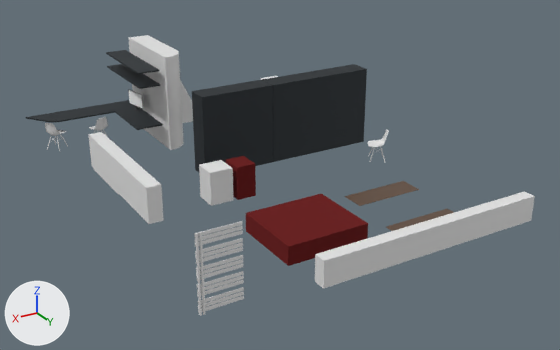
The glTF model assets/Exportordner/OG_Möbel.gltf: old version first, new version second.
Before and after are seen from a camera (50 mm lens) standing at (29.12, 27.07, 11.11) and looking at (19.93, 11.75, 3.45). Arrows for +X, +Y and +Z are at lower left; the lights stay in place. The picture after the commit comes second. Where no turn or scale is listed for an object, it has been applied to the vertices.

Script lines for the objects in view, before the commit:
```python
me_curve_277 = bpy.data.meshes.new('Curve.277')
me_curve_277.from_pydata(...)  # a box spanning x -3.02..0.0, y 0.0..0.6, z 0.0..2.15
me_curve_277.materials.append(mat_aussenmetall)  # dark grey #383e42
me_curve_282 = bpy.data.meshes.new('Curve.282')
me_curve_282.from_pydata(...)  # a box spanning x 0.0..0.6, y 0.0..2.55, z 0.0..0.04
me_curve_282.materials.append(mat_aussenmetall)  # dark grey #383e42
me_curve_283 = bpy.data.meshes.new('Curve.283')
me_curve_283.from_pydata(...)  # a box spanning x 0.0..2.02, y 0.0..0.6, z 0.0..2.15
me_curve_283.materials.append(mat_aussenmetall)  # dark grey #383e42
ob_curve_014 = bpy.data.objects.new('_Curve.014', me_curve_282)
ob_curve_014.location = (21.42, 5.36, 5.42)
ob_curve_054 = bpy.data.objects.new('Curve.054', me_curve_277)
ob_curve_054.location = (19.28, 9.73, 3.17)
ob_kleiderschrank_202_002 = bpy.data.objects.new('Kleiderschrank_202.002', me_curve_283)
ob_kleiderschrank_202_002.location = (19.29, 9.73, 3.17)
# also in view: 'Curve.058' at (19.06, 16.43, 3.61); '_Curve.010' at (20.99, 6.71, 4.48); 'Curve.053' at (23.39, 10.06, 3.61); 'Heizkörper.002' at (23.99, 16.53, 4.36); '_Curve.011' at (21.79, 6.64, 3.89)
```
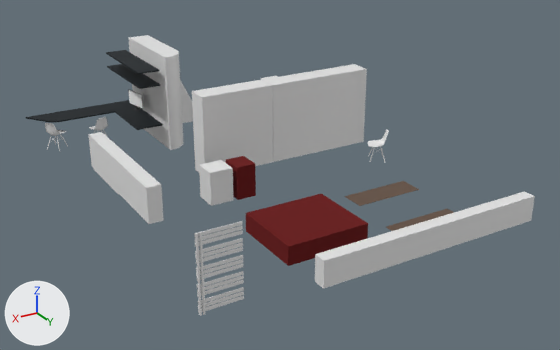
Scene script edits in JSON lines:
```json
{"block": "me_curve_277", "where": "me_curve_277.from_pydata(...)  # 8 vertices, 12 faces; spans x -3.02..0.0, y 0.0..0.6, z 0.0..2.15"}
{"op": "remove", "block": "me_curve_277", "code": "me_curve_277.materials.append(mat_aussenmetall)  # dark grey #383e42"}
{"op": "add", "block": "me_curve_277", "code": "me_curve_277.materials.append(mat_white_plastic)  # white #e7e7e7"}
{"block": "me_curve_283", "where": "me_curve_283.from_pydata(...)  # 8 vertices, 12 faces; spans x 0.0..2.02, y 0.0..0.6, z 0.0..2.15"}
{"op": "remove", "block": "me_curve_283", "code": "me_curve_283.materials.append(mat_aussenmetall)  # dark grey #383e42"}
{"op": "add", "block": "me_curve_283", "code": "me_curve_283.materials.append(mat_white_plastic)  # white #e7e7e7"}
```

Location of each change, [x1, y1, x2, y2] in pixels of the pictures (560 x 350 px):
```json
{"object": "Curve.054", "change": "recoloured", "before": [262, 64, 367, 162], "after": [262, 64, 367, 162], "on screen": "dark grey to white"}
{"object": "Kleiderschrank_202.002", "change": "recoloured", "before": [192, 80, 273, 172], "after": [192, 80, 273, 172], "on screen": "dark grey to white"}
```
